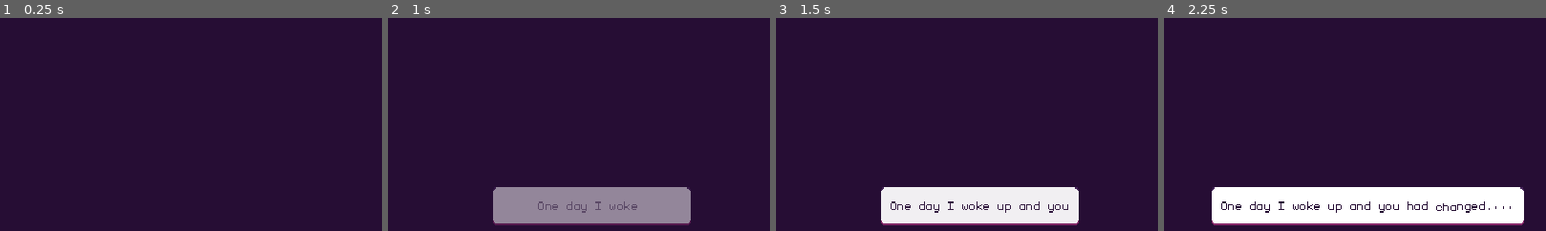
Above: before the commit, frames 1-4 (left to right).
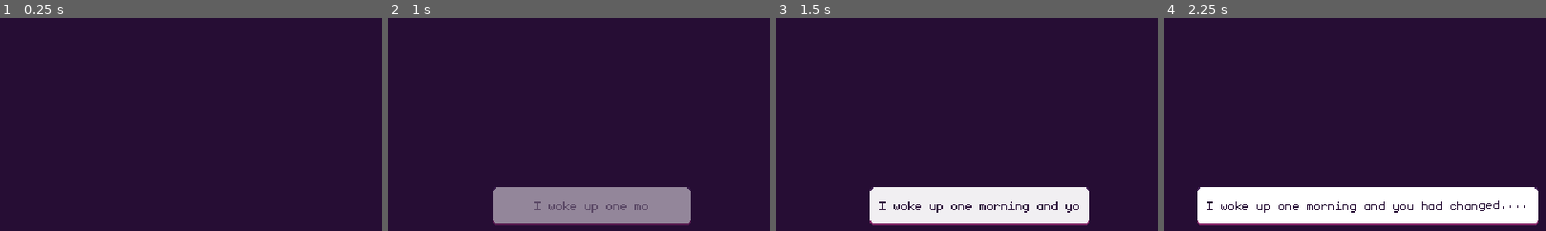
Above: after the commit, the same moments.

Repository: RachelfTech/LD56
Game: Godot game, scene res://scenes/main.tscn
Two runs of this game, one before a commit and one after it. Both use one fixed random seed, a clock stepped at 60 frames per second and the inputs below.
Inputs:
- Up to frame 1 (0.25 s): no input
- Up to frame 2 (1 s): tap Enter at 0.5 s
- Up to frame 3 (1.5 s): no input
- Up to frame 4 (2.25 s): no input
The pictures show only the part of the screen within x 23-73%, y 50-100%; the shares and areas given below are measured in that part.

Frame 1 is identical in both runs. In frame 2, 0.4% of the frame differs, in the area x 38-68%, y 86-92%; in frame 3, 1.8%; in frame 4, 2.0%, in the area x 8-98%, y 79-98%.

Commit message:
Add basic text audio

Diff:
--- a/scenes/main.tscn
+++ b/scenes/main.tscn
@@ -117,7 +117,7 @@
 "transitions": PackedFloat32Array(1),
 "values": [{
 "args": [],
-"method": &"fade_in"
+"method": &"animate_in"
 }]
 }
 
--- a/scenes/text_renderer.tscn
+++ b/scenes/text_renderer.tscn
@@ -1,13 +1,15 @@
-[gd_scene load_steps=4 format=3 uid="uid://b8o4pk44fpdkr"]
+[gd_scene load_steps=5 format=3 uid="uid://b8o4pk44fpdkr"]
 
 [ext_resource type="Script" path="res://scripts/text_renderer.gd" id="1_k3rxi"]
 [ext_resource type="Texture2D" uid="uid://bo8ewskgweq4a" path="res://assets/art/textboxrect.png" id="1_ybvxc"]
 [ext_resource type="Theme" uid="uid://bsw5b77xwokkq" path="res://ui_theme.tres" id="2_2daca"]
+[ext_resource type="AudioStream" uid="uid://mh5ab40n3pim" path="res://assets/sound/dialogue.wav" id="4_ks7qu"]
 
-[node name="TextRenderer" type="CanvasLayer" node_paths=PackedStringArray("text_label", "text_container")]
+[node name="TextRenderer" type="CanvasLayer" node_paths=PackedStringArray("text_label", "text_container", "audio_player")]
 script = ExtResource("1_k3rxi")
 text_label = NodePath("MarginContainer/MarginContainer/RichTextLabel")
 text_container = NodePath("MarginContainer")
+audio_player = NodePath("AudioStreamPlayer")
 
 [node name="MarginContainer" type="MarginContainer" parent="."]
 anchors_preset = 7
@@ -47,3 +49,8 @@
 bbcode_enabled = true
 fit_content = true
 autowrap_mode = 0
+
+[node name="AudioStreamPlayer" type="AudioStreamPlayer" parent="."]
+stream = ExtResource("4_ks7qu")
+volume_db = -4.707
+pitch_scale = 0.58
--- a/scripts/text_renderer.gd
+++ b/scripts/text_renderer.gd
@@ -4,10 +4,11 @@
 
 @export var text_label: RichTextLabel
 @export var text_container: MarginContainer
+@export var audio_player: AudioStreamPlayer
 
 
 var scene_text_strings: Array[String] = [
-    "[center]One day I woke up and you had [wave]changed....[/wave][/center]",
+    "[center]I woke up one morning and you had [wave]changed....[/wave][/center]",
 ]
 
 var current_text: String = scene_text_strings[0]
@@ -24,13 +25,11 @@
 func _process(delta: float) -> void:
     pass
 
+func animate_in():
+    audio_player.play()
 
-func fade_in():
     text_container.modulate = Color.TRANSPARENT
     var tween: Tween = get_tree().create_tween()
     tween.tween_property(text_container, "modulate", Color.WHITE, 1.5).set_trans(Tween.TRANS_SINE)
     tween.set_parallel()
     tween.tween_property(text_label, "visible_ratio", 1, 2).set_trans(Tween.TRANS_LINEAR)
-
-func _animate_text():
-    text_label.visible_ratio = 0.5
Not shown, added: assets/sound/dialogue.wav.import
Not shown, added: assets/sound/dialogue.wav
